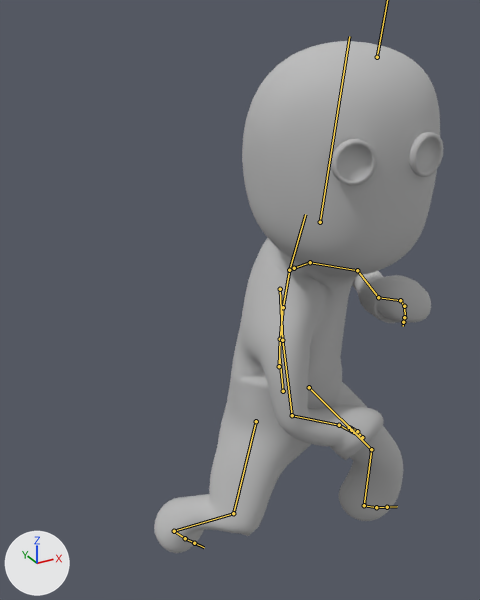
Renders of the FBX model Assets/Characters/P3/P3_punch.fbx from each side of a commit.
Both versions are drawn from a 50 mm lens placed at (-0.763, -2.426, 1.44), pointed at (0.186, -0.701, 0.577). Arrows for +X, +Y and +Z are at lower left; the lights stay in place. Both versions are drawn at frame 13 of the action 'mixamo.com'; the numbers are the values there. The bones that bend it are drawn over the model as lines.

Objects in the first picture: 'sack_boy'.
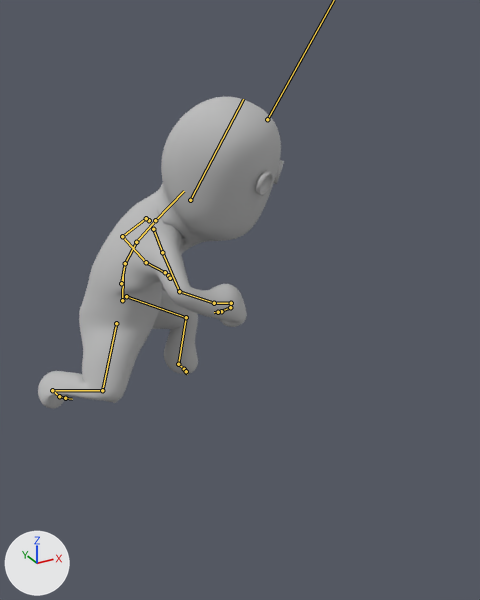
The edits, one by one:
Bone 'mixamorig:Hips' (bone_mixamorig_hips) moves from (10.5, -5.7, 102.9) to (-1.3, -14.0, 3.3).
Bone 'mixamorig:Hips' (bone_mixamorig_hips) turns from (-7, 17, 1) to (11, 60, 5) degrees about its own x, y and z.
Bone 'mixamorig:Spine' (bone_mixamorig_spine) turns from (13, 14, 4) to (11, 3, -2) degrees about its own x, y and z.
Bone 'mixamorig:Spine1' (bone_mixamorig_spine1) turns from (4, 5, 1) to (17, 5, -4) degrees about its own x, y and z.
Bone 'mixamorig:Spine2' (bone_mixamorig_spine2) turns from (4, 5, 1) to (14, 5, -4) degrees about its own x, y and z.
Bone 'mixamorig:Neck' (bone_mixamorig_neck) turns from (2, -5, 1) to (-5, -18, 16) degrees about its own x, y and z.
Bone 'mixamorig:Head' (bone_mixamorig_head) turns from (-8, -41, 10) to (-15, -2, 12) degrees about its own x, y and z.
Bone 'mixamorig:LeftShoulder' (bone_mixamorig_leftshoulder) turns from (-4, 4, 8) to (-13, 11, 8) degrees about its own x, y and z.
Bone 'mixamorig:LeftArm' (bone_mixamorig_leftarm) turns from (-31, 26, 24) to (9, 7, 8) degrees about its own x, y and z.
Bone 'mixamorig:LeftForeArm' (bone_mixamorig_leftforearm) turns from (-4, 13, 93) to (-14, 17, 82) degrees about its own x, y and z.
Bone 'mixamorig:LeftHand' (bone_mixamorig_lefthand) turns from (-31, -6, -7) to (-18, -48, 33) degrees about its own x, y and z.
Bone 'mixamorig:LeftHandIndex1' (bone_mixamorig_lefthandindex1) turns from (30, -1, 12) to (31, 0, -2) degrees about its own x, y and z.
Bone 'mixamorig:LeftHandIndex2' (bone_mixamorig_lefthandindex2) turns from (39, 2, -3) to (28, 2, -3) degrees about its own x, y and z.
Bone 'mixamorig:RightShoulder' (bone_mixamorig_rightshoulder) turns from (12, -7, -24) to (-6, -19, -19) degrees about its own x, y and z.
Bone 'mixamorig:RightArm' (bone_mixamorig_rightarm) turns from (9, -18, -21) to (-37, 29, -30) degrees about its own x, y and z.
Bone 'mixamorig:RightForeArm' (bone_mixamorig_rightforearm) turns from (-7, -8, -53) to (2, 12, -73) degrees about its own x, y and z.
Bone 'mixamorig:RightHand' (bone_mixamorig_righthand) turns from (-7, 20, 14) to (-3, -6, -12) degrees about its own x, y and z.
Bone 'mixamorig:RightHandIndex1' (bone_mixamorig_righthandindex1) turns from (93, 0, -9) to (58, -11, -6) degrees about its own x, y and z.
Bone 'mixamorig:RightHandIndex2' (bone_mixamorig_righthandindex2) turns from (102, 4, 1) to (74, 8, -3) degrees about its own x, y and z.
Bone 'mixamorig:RightHandIndex3' (bone_mixamorig_righthandindex3) turns from (81, -1, 4) to (9, 5, -8) degrees about its own x, y and z.
Bone 'mixamorig:LeftUpLeg' (bone_mixamorig_leftupleg) turns from (31, -16, 9) to (71, 6, 8) degrees about its own x, y and z.
Bone 'mixamorig:LeftLeg' (bone_mixamorig_leftleg) turns from (-41, -6, 4) to (-69, 3, -23) degrees about its own x, y and z.
Bone 'mixamorig:LeftFoot' (bone_mixamorig_leftfoot) turns from (-7, 1, 23) to (-3, -1, -9) degrees about its own x, y and z.
Bone 'mixamorig:LeftToeBase' (bone_mixamorig_lefttoebase) turns from (0, 0, 0) to (12, 9, -28) degrees about its own x, y and z.
Bone 'mixamorig:RightUpLeg' (bone_mixamorig_rightupleg) turns from (-8, 10, -23) to (-10, 24, -30) degrees about its own x, y and z.
Bone 'mixamorig:RightLeg' (bone_mixamorig_rightleg) turns from (-44, -13, 1) to (-68, -3, 15) degrees about its own x, y and z.
Bone 'mixamorig:RightFoot' (bone_mixamorig_rightfoot) turns from (27, -1, 20) to (46, 9, 7) degrees about its own x, y and z.
Bone 'mixamorig:RightToeBase' (bone_mixamorig_righttoebase) turns from (13, -2, -1) to (28, 9, 17) degrees about its own x, y and z.

Pixel boxes [x1, y1, x2, y2] of what changed, in the pictures (480 x 600 px):
'sack_boy', posed (15% narrower, 39% shorter): before [154, 41, 444, 553]; after [38, 97, 284, 408]
bone 'mixamorig:Hips', root to tip: before (283, 391) to (279, 355); after (122, 300) to (123, 276)
bone 'mixamorig:Spine', root to tip: before (279, 366) to (280, 339); after (121, 283) to (125, 263)
bone 'mixamorig:Spine1', root to tip: before (280, 339) to (283, 307); after (125, 263) to (136, 242)
bone 'mixamorig:Spine2', root to tip: before (283, 307) to (289, 270); after (136, 242) to (155, 220)
bone 'mixamorig:Neck', root to tip: before (289, 270) to (305, 214); after (155, 220) to (184, 191)
bone 'mixamorig:Head', root to tip: before (320, 222) to (349, 36); after (190, 200) to (243, 99)
bone 'mixamorig:LeftShoulder', root to tip: before (294, 268) to (310, 262); after (149, 220) to (146, 218)
bone 'mixamorig:LeftArm', root to tip: before (310, 262) to (357, 270); after (146, 218) to (122, 236)
bone 'mixamorig:LeftForeArm', root to tip: before (357, 270) to (378, 297); after (122, 236) to (146, 262)
bone 'mixamorig:LeftHand', root to tip: before (378, 297) to (400, 300); after (146, 262) to (165, 272)
bone 'mixamorig:LeftHandIndex1', root to tip: before (400, 300) to (404, 306); after (165, 272) to (168, 275)
bone 'mixamorig:LeftHandIndex2', root to tip: before (404, 306) to (405, 317); after (168, 275) to (170, 278)
bone 'mixamorig:RightShoulder', root to tip: before (280, 289) to (282, 340); after (153, 229) to (162, 252)
bone 'mixamorig:RightArm', root to tip: before (282, 340) to (292, 415); after (162, 252) to (179, 291)
bone 'mixamorig:RightForeArm', root to tip: before (292, 415) to (339, 425); after (179, 291) to (214, 303)
bone 'mixamorig:RightHand', root to tip: before (339, 425) to (362, 437); after (214, 303) to (231, 303)
bone 'mixamorig:RightHandIndex1', root to tip: before (362, 437) to (357, 431); after (231, 303) to (230, 307)
bone 'mixamorig:RightHandIndex2', root to tip: before (357, 431) to (350, 427); after (230, 307) to (221, 311)
bone 'mixamorig:RightHandIndex3', root to tip: before (349, 427) to (351, 430); after (221, 311) to (218, 312)
bone 'mixamorig:LeftUpLeg', root to tip: before (309, 387) to (371, 449); after (126, 296) to (186, 317)
bone 'mixamorig:LeftLeg', root to tip: before (371, 449) to (364, 505); after (186, 317) to (178, 364)
bone 'mixamorig:LeftFoot', root to tip: before (364, 505) to (376, 507); after (178, 364) to (184, 369)
bone 'mixamorig:LeftToeBase', root to tip: before (376, 507) to (387, 507); after (184, 369) to (186, 371)
bone 'mixamorig:RightUpLeg', root to tip: before (256, 421) to (233, 513); after (116, 323) to (102, 390)
bone 'mixamorig:RightLeg', root to tip: before (233, 513) to (174, 531); after (102, 390) to (52, 390)
bone 'mixamorig:RightFoot', root to tip: before (174, 531) to (185, 538); after (52, 390) to (59, 396)
bone 'mixamorig:RightToeBase', root to tip: before (185, 538) to (194, 543); after (59, 396) to (65, 398)
